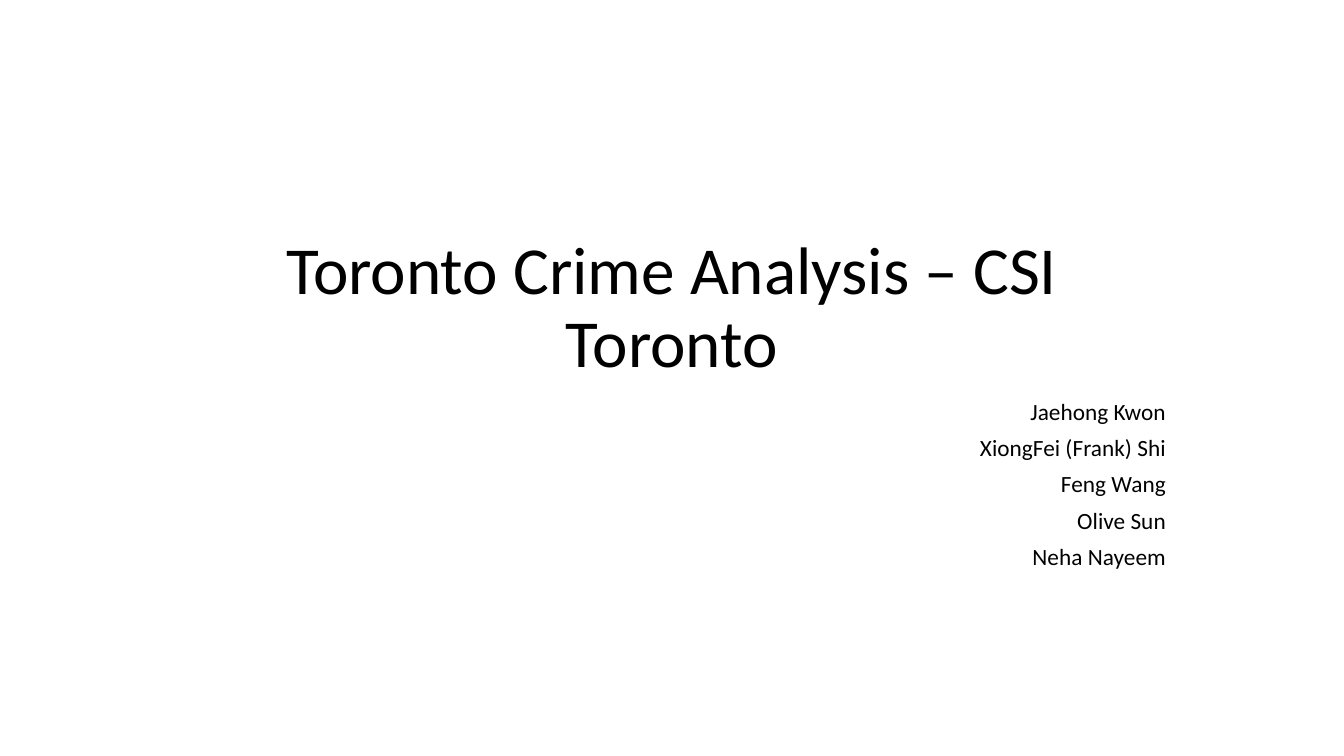
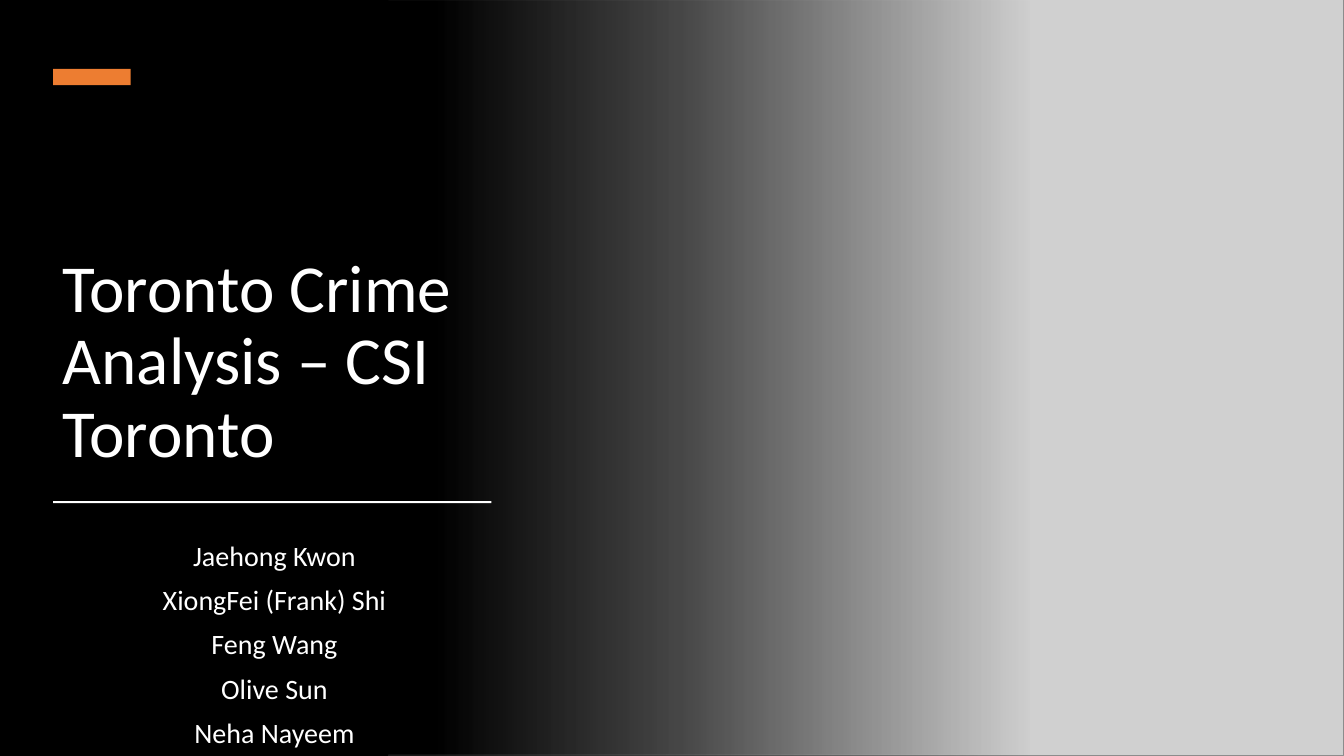
Before and after one commit to neha-nayeem/Project-01, a slide deck: slide 1 of Presentation - Project 01.pptx. Drawn at 1344x756 pixels with LibreOffice and Linux fonts; fonts in the diff are those of the drawing; grey boxes stand for pictures. Boxes give left, top, right and bottom in pixels: in the first picture for what was removed or moved away, otherwise in the second. Text is boxed around its words. In the diff, an @@ line names an element or a change of style, - is before the commit and + after.

```diff
--- a/Presentation - Project 01.pptx
+++ b/Presentation - Project 01.pptx
@@ background #FFFFFF to #000000 @@
@@ rectangle added at [0,0,1029,756], fill gradient #000000 @@
@@ picture added at [388,0,1344,756] @@
@@ rectangle added at [53,69,131,85], fill #ED7D31 @@
@@ title "Toronto Crime Analysis – CSI ...": place and size @@
-title "Toronto Crime Analysis – CSI ..." at [286,247,1057,368]
+title "Toronto Crime Analysis – CSI ..." at [63,265,452,458]
@@ title "Toronto Crime Analysis – CSI ..." at [63,265,452,458]: text colour #000000 to #FFFFFF; alignment centre to left @@
@@ rectangle added at [53,501,492,503], fill #FFFFFF @@
@@ subtitle "Jaehong Kwon": place and size @@
-subtitle "Jaehong Kwon" at [980,404,1166,569]
+subtitle "Jaehong Kwon" at [163,546,386,748]
@@ subtitle "Jaehong Kwon" at [163,546,386,748]: size 16.6 to 20 pt, text colour #000000 to #FFFFFF; alignment right to centre; line spacing 0.8 to 0.9 @@
```
Also in this commit, not shown: 16 other slides changed, 1 slide added, 1 slide removed, 1 other file.
